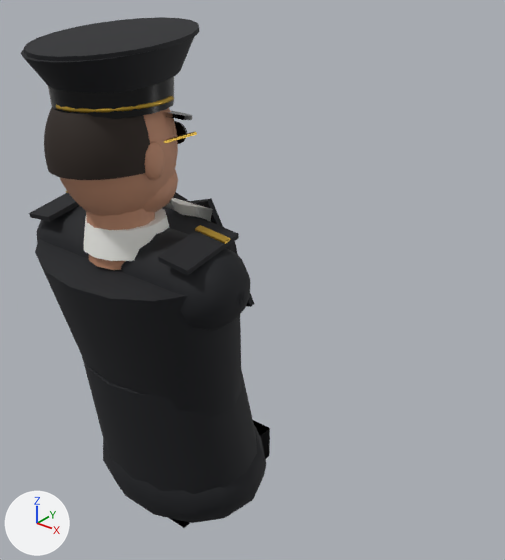
What one commit did to the glTF model public/models/pilot-b737-captain.glb.
Camera for both pictures: a 50 mm camera at (0.782, -0.77, 0.946) aimed at (-0.101, 0.335, 0.261). Arrows for +X, +Y and +Z are at lower left; the lights stay in place. The picture after the commit comes second. Where no turn or scale is listed for an object, it has been applied to the vertices.

The first picture shows 'Pilot_Head_pilot-airline-cap', 'Pilot_Head_pilot-airline-cap-visor', 'Pilot_Head_pilot-airline-hair', 'Pilot_Head_pilot-airline-shirt', 'Pilot_Head_pilot-civil-skin', 'Pilot_Torso_pilot-airline-trousers', 'Pilot_Torso_pilot-airline-uniform' and 5 more.
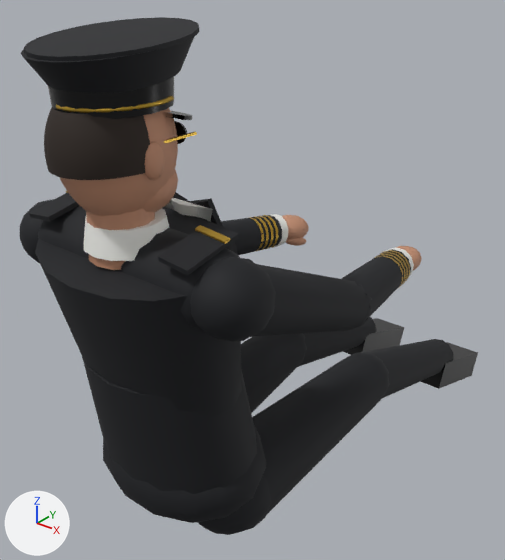
Not drawn themselves, but carrying or shaping drawn objects: ob_pilot_arm_l_upper, ob_pilot_arm_l_fore, ob_pilot_arm_l_hand, ob_pilot_arm_r_upper, ob_pilot_arm_r_fore, ob_pilot_arm_r_hand, ob_pilot_leg_l_thigh, ob_pilot_leg_l_shin, ob_pilot_leg_l_foot, ob_pilot_leg_r_thigh, ob_pilot_leg_r_shin, ob_pilot_leg_r_foot.

What differs and where, as boxes [x1, y1, x2, y2] in the pictures (505 x 560 px):
'Pilot_Leg_R_Thigh_pilot-airline-trousers', moved, turned, rescaled (not visible before)
    after: [197, 352, 389, 535]
'Pilot_Arm_R_Upper_pilot-airline-uniform', moved, turned, rescaled (not visible before)
    after: [190, 257, 372, 341]
'Pilot_Leg_L_Thigh_pilot-airline-trousers', moved, turned, rescaled (not visible before)
    after: [241, 333, 307, 413]
'Pilot_Leg_R_Shin_pilot-airline-trousers', moved, turned, rescaled (not visible before)
    after: [366, 339, 453, 398]
'Pilot_Arm_R_Fore_pilot-airline-uniform', moved, turned, rescaled (not visible before)
    after: [341, 250, 411, 320]
'Pilot_Leg_L_Shin_pilot-airline-trousers', moved, turned, rescaled (not visible before)
    after: [298, 317, 376, 367]
'Pilot_Leg_L_Foot_pilot-airline-shoes', moved, turned (mostly hidden before)
    before: [169, 420, 270, 528]
    after: [343, 318, 404, 355]
'Pilot_Arm_L_Fore_pilot-airline-uniform', moved, turned, rescaled (not visible before)
    after: [221, 215, 282, 255]
'Pilot_Leg_R_Foot_pilot-airline-shoes', moved, turned (not visible before)
    after: [420, 342, 478, 389]
'Pilot_Arm_L_Upper_pilot-airline-uniform', moved, turned, rescaled (not visible before)
    after: [20, 199, 54, 263]
'Pilot_Arm_L_Hand_pilot-civil-skin', moved, turned (not visible before)
    after: [282, 215, 309, 246]
'Pilot_Arm_L_Fore_pilot-airline-gold', moved, turned, rescaled (not visible before)
    after: [249, 215, 278, 252]
'Pilot_Arm_R_Hand_pilot-civil-skin', moved, turned (not visible before)
    after: [395, 246, 422, 271]
'Pilot_Arm_R_Fore_pilot-airline-gold', moved, turned, rescaled (not visible before)
    after: [375, 250, 410, 291]
'Pilot_Arm_L_Hand_pilot-airline-shirt', moved, turned (not visible before)
    after: [270, 214, 288, 248]
'Pilot_Arm_R_Hand_pilot-airline-shirt', moved, turned (not visible before)
    after: [385, 248, 414, 283]

Edits to the bpy script that builds the scene:
```text
Change ob_pilot_arm_l_upper:
    ob_pilot_arm_l_upper.location: (0.0, 0.0, 0.0) -> (-0.2, -0.0877, 0.482)
    ob_pilot_arm_l_upper.rotation_euler: (0.0, 0.0, 0.0) -> (-1.981, -0.0321, 0.0489)  # degrees (0, 0, 0) -> degrees (-114, -1.8, 2.8)
    ob_pilot_arm_l_upper.scale: (1.0, 1.0, 1.0) -> (1.0, 1.0, 1.11)
Change ob_pilot_arm_l_fore:
    ob_pilot_arm_l_fore.location: (0.0, 0.0, 0.0) -> (-0.211, 0.218, 0.349)
    ob_pilot_arm_l_fore.rotation_euler: (0.0, 0.0, 0.0) -> (-1.695, 0.167, -0.189)  # degrees (0, 0, 0) -> degrees (-97, 9.6, -11)
    ob_pilot_arm_l_fore.scale: (1.0, 1.0, 1.0) -> (1.0, 1.0, 1.11)
Change ob_pilot_arm_l_hand:
    ob_pilot_arm_l_hand.location: (0.0, 0.0, 0.0) -> (-0.163, 0.5, 0.314)
    ob_pilot_arm_l_hand.rotation_euler: (0.0, 0.0, 0.0) -> (-1.695, 0.167, -0.189)  # degrees (0, 0, 0) -> degrees (-97, 9.6, -11)
Change ob_pilot_arm_r_upper:
    ob_pilot_arm_r_upper.location: (0.0, 0.0, 0.0) -> (0.2, -0.0877, 0.482)
    ob_pilot_arm_r_upper.rotation_euler: (0.0, 0.0, 0.0) -> (-1.981, 0.0321, -0.0489)  # degrees (0, 0, 0) -> degrees (-114, 1.8, -2.8)
    ob_pilot_arm_r_upper.scale: (1.0, 1.0, 1.0) -> (1.0, 1.0, 1.11)
Change ob_pilot_arm_r_fore:
    ob_pilot_arm_r_fore.location: (0.0, 0.0, 0.0) -> (0.211, 0.218, 0.349)
    ob_pilot_arm_r_fore.rotation_euler: (0.0, 0.0, 0.0) -> (-1.695, -0.167, 0.189)  # degrees (0, 0, 0) -> degrees (-97, -9.6, 11)
    ob_pilot_arm_r_fore.scale: (1.0, 1.0, 1.0) -> (1.0, 1.0, 1.11)
Change ob_pilot_arm_r_hand:
    ob_pilot_arm_r_hand.location: (0.0, 0.0, 0.0) -> (0.163, 0.5, 0.314)
    ob_pilot_arm_r_hand.rotation_euler: (0.0, 0.0, 0.0) -> (-1.695, -0.167, 0.189)  # degrees (0, 0, 0) -> degrees (-97, -9.6, 11)
Change ob_pilot_leg_l_thigh:
    ob_pilot_leg_l_thigh.location: (0.0, 0.0, 0.0) -> (-0.095, 0.02, 0.0)
    ob_pilot_leg_l_thigh.rotation_euler: (0.0, 0.0, 0.0) -> (-1.541, -0.0499, 0.0484)  # degrees (0, 0, 0) -> degrees (-88, -2.9, 2.8)
    ob_pilot_leg_l_thigh.scale: (1.0, 1.0, 1.0) -> (1.0, 1.0, 1.04)
Change ob_pilot_leg_l_shin:
    ob_pilot_leg_l_shin.location: (0.0, 0.0, 0.0) -> (-0.118, 0.477, 0.0136)
    ob_pilot_leg_l_shin.rotation_euler: (0.0, 0.0, 0.0) -> (-1.887, -0.018, 0.0248)  # degrees (0, 0, 0) -> degrees (-108, -1, 1.4)
    ob_pilot_leg_l_shin.scale: (1.0, 1.0, 1.0) -> (1.0, 1.0, 1.04)
Change ob_pilot_leg_l_foot:
    ob_pilot_leg_l_foot.location: (0.0, 0.0, 0.0) -> (-0.126, 0.902, -0.125)
    ob_pilot_leg_l_foot.rotation_euler: (0.0, 0.0, 0.0) -> (-0.337, 0.0, 0.0)  # degrees (0, 0, 0) -> degrees (-19, 0, 0)
Change ob_pilot_leg_r_thigh:
    ob_pilot_leg_r_thigh.location: (0.0, 0.0, 0.0) -> (0.095, 0.02, 0.0)
    ob_pilot_leg_r_thigh.rotation_euler: (0.0, 0.0, 0.0) -> (-1.541, 0.0481, -0.0467)  # degrees (0, 0, 0) -> degrees (-88, 2.8, -2.7)
    ob_pilot_leg_r_thigh.scale: (1.0, 1.0, 1.0) -> (1.0, 1.0, 1.04)
Change ob_pilot_leg_r_shin:
    ob_pilot_leg_r_shin.location: (0.0, 0.0, 0.0) -> (0.117, 0.477, 0.0136)
    ob_pilot_leg_r_shin.rotation_euler: (0.0, 0.0, 0.0) -> (-1.887, 0.0159, -0.022)  # degrees (0, 0, 0) -> degrees (-108, 0.9, -1.3)
    ob_pilot_leg_r_shin.scale: (1.0, 1.0, 1.0) -> (1.0, 1.0, 1.04)
Change ob_pilot_leg_r_foot:
    ob_pilot_leg_r_foot.location: (0.0, 0.0, 0.0) -> (0.124, 0.902, -0.125)
    ob_pilot_leg_r_foot.rotation_euler: (0.0, 0.0, 0.0) -> (-0.337, 0.0, 0.0)  # degrees (0, 0, 0) -> degrees (-19, 0, 0)
```
